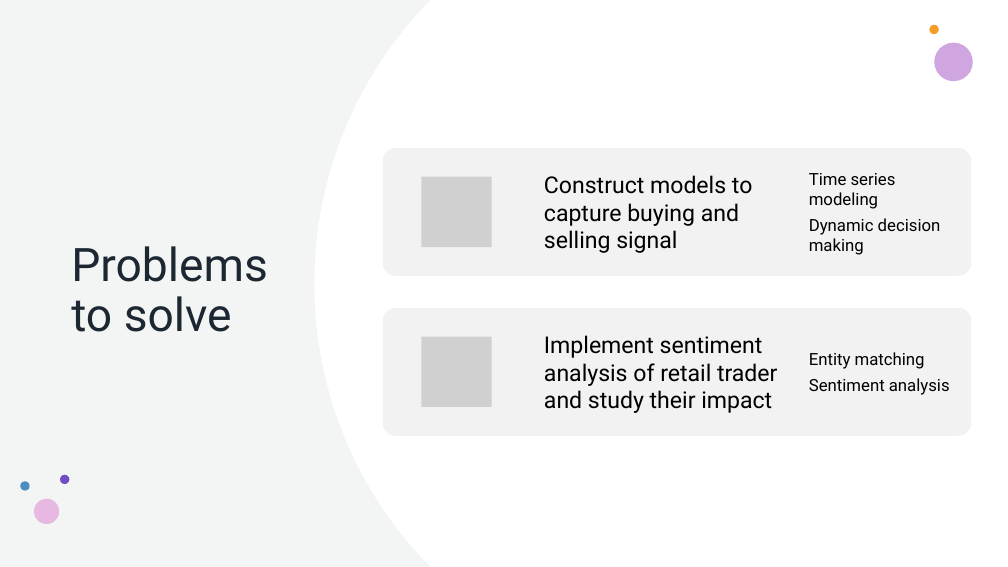
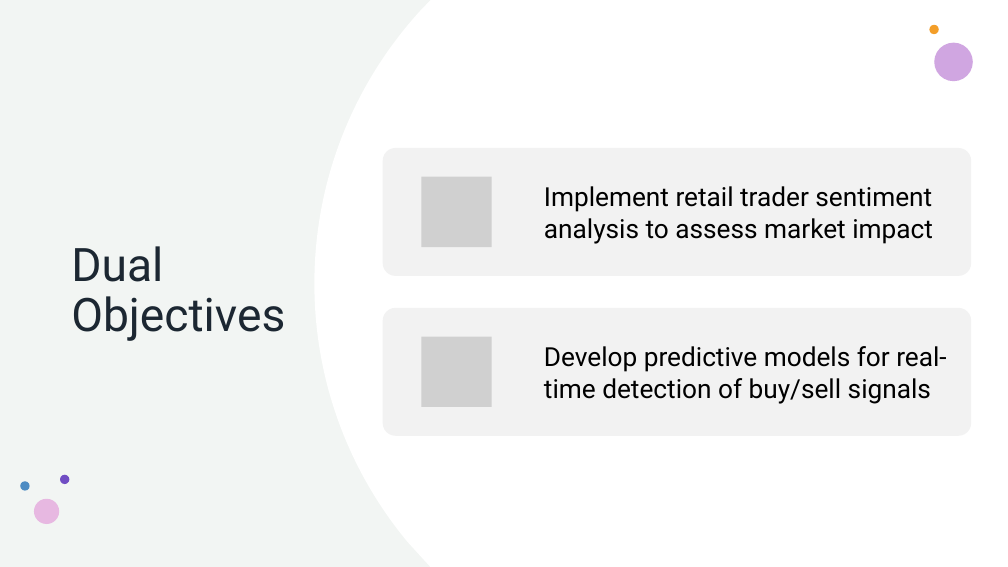
Before and after one commit to howie-zeng/Analyzing-Retail-Sentiment-and-Detecting-Trading-Signals, a slide deck: slide 2 of Presentation.pptx. Drawn at 1008x567 pixels with LibreOffice and Linux fonts; fonts in the diff are those of the drawing; grey boxes stand for pictures. Boxes give left, top, right and bottom in pixels: in the first picture for what was removed or moved away, otherwise in the second. Text is boxed around its words. In the diff, an @@ line names an element or a change of style, - is before the commit and + after.

```diff
--- a/Presentation.pptx
+++ b/Presentation.pptx
@@ text added at (544,186,933,244), 25 pt, text #000000 @@
+Implement retail trader sentiment analysis to assess market impact
@@ title at (71,246,285,341): text changed @@
-Problems to solve
+Dual Objectives
@@ text added at (544,346,946,404), 25 pt, text #000000 @@
+Develop predictive models for real-time detection of buy/sell signals
@@ group removed at (544,173,950,413): 4 texts @@
-Construct models to capture buying and selling signal
-Time series modeling
-Dynamic decision making
-Implement sentiment analysis of retail trader and study their impact
-Entity matching
-Sentiment analysis
```
Also in this commit, not shown: 4 other slides changed, 1 slide removed.
